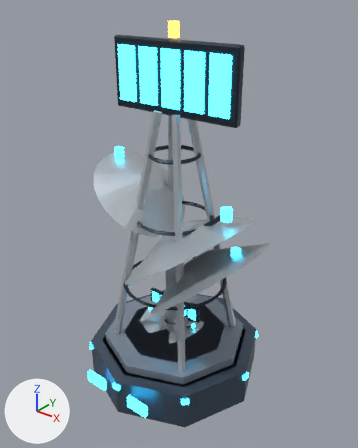
What one commit did to the glTF model Design/Art/facilities/sensor_array/sensor_array.glb.
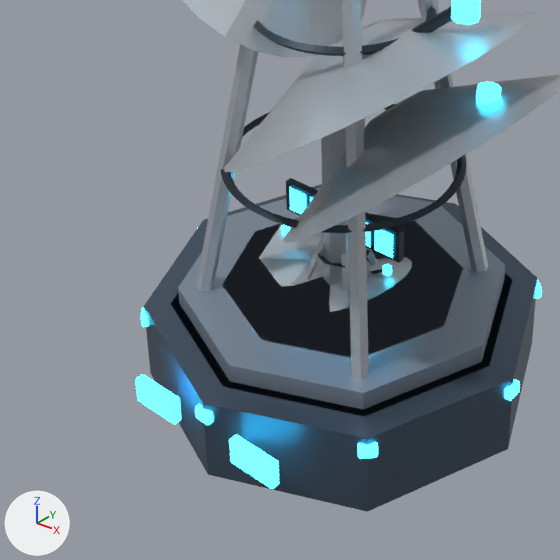
There are two pictures of each version: one whole from a camera (50 mm lens) standing at (3.49, -4.28, 4.88) and looking at (0.06, 0.01, 2.22), one close up on the part from 9% to 74% of the width and 47% to 100% of the height. Arrows for +X, +Y and +Z are at lower left; the lights stay in place. The last two pictures show the newer version. Where no turn or scale is listed for an object, it has been applied to the vertices.

The first close-up shows 'IonBlue', 'IonBlue.001', 'Sensor | collar.001__Facility_sensor_array_T2', 'Sensor | collar__Facility_sensor_array_T1', 'Sensor | dish.001__Facility_sensor_array_T2', 'Sensor | dish.002__Facility_sensor_array_T2', 'Sensor | dish__Facility_sensor_array_T1', 'Sensor | lattice leg.002__Facility_sensor_array_T2', 'Sensor | lattice leg.003__Facility_sensor_array_T2', 'Sensor | lattice leg__Facility_sensor_array_T2', 'Sensor | lattice ring__Facility_sensor_array_T2', 'Sensor | mast__Facility_sensor_array_T1', 'Sensor | plinth.001__Facility_sensor_array_T2' and 13 more.
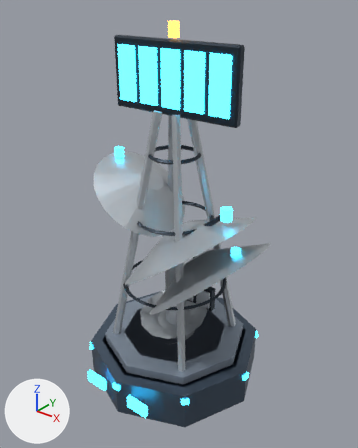
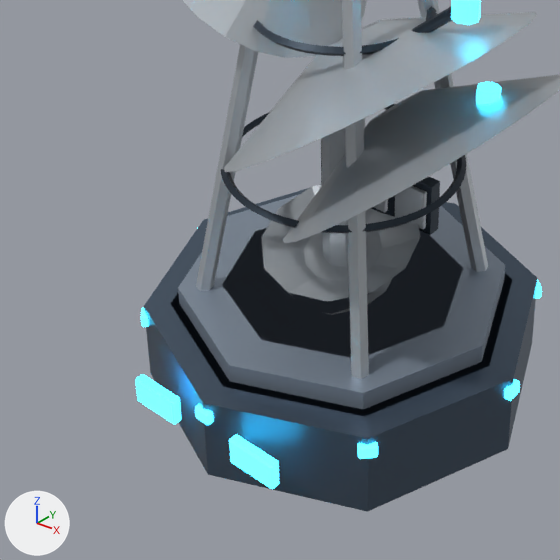
Changed parts and their boxes [x1, y1, x2, y2] in the close-ups (560 x 560 px):
'Integrated reflector__Tell_sensor_array_T2', added
    after: [261, 185, 421, 302]
'IonBlue.001', deleted
    before: [259, 178, 404, 290]
    faces in mat_titanium (light grey #c0c7cd): [259, 224, 378, 290]
    faces in mat_graphite (dark blue #2c3742): [286, 178, 404, 267]
    faces in mat_cyan (cyan #38d3ff, glowing cyan #38d3ff): [281, 187, 393, 258]
'IonBlue', deleted
    before: [329, 257, 412, 312]
    faces in mat_titanium (light grey #c0c7cd): [329, 257, 412, 312]
'Phased array backplane__Tell_sensor_array_T2', added
    after: [321, 153, 440, 235]
'Phased array radiator 0.27__Tell_sensor_array_T2', added
    after: [395, 186, 427, 229]
'Integrated reflector__Tell_sensor_array_T1', added (mostly hidden)
    after: [288, 278, 392, 315]
'Phased array radiator 0__Tell_sensor_array_T2', added (mostly hidden)
    after: [373, 199, 388, 212]

The change in detail:
Mesh me_cube_016 is new.
It is a box spanning x -0.1..0.1, y -0.012..0.012, z -0.12..0.12.
It uses material mat_titanium (light grey #c0c7cd).
Mesh me_cube_014 is new.
It is a box spanning x -0.4..0.4, y -0.04..0.04, z -0.16..0.16.
It uses material mat_graphite (dark blue #2c3742).
Mesh me_integrated_reflector_001 is new.
It has 25 vertices, 36 faces and spans x -0.46..0.46, y -0.48..0.411, z 0.747..1.019.
It uses material mat_titanium (light grey #c0c7cd).
Mesh me_integrated_reflector is new.
It has 25 vertices, 36 faces and spans x -0.33..0.33, y -0.354..0.285, z 0.543..0.767.
It uses material mat_titanium (light grey #c0c7cd).
Object 'IonBlue' (ob_ionblue) is deleted.
Object 'IonBlue.001' (ob_ionblue_001) is deleted.
Object 'Phased array radiator 0__Tell_sensor_array_T2' (ob_phased_array_radiator_0__tell_sensor_array_t2) is new; it shows me_cube_016.
Its location is (0.0, 0.265, 1.08).
Object 'Phased array radiator 0.27__Tell_sensor_array_T2' (ob_phased_array_radiator_0_27__tell_sensor_array_t2) is new; it shows a copy of me_cube_016.
Its location is (0.27, 0.265, 1.08).
Object 'Phased array backplane__Tell_sensor_array_T2' (ob_phased_array_backplane__tell_sensor_array_t2) is new; it shows me_cube_014.
Its location is (0.0, 0.32, 1.08).
Object 'Integrated reflector__Tell_sensor_array_T2' (ob_integrated_reflector__tell_sensor_array_t2) is new; it shows me_integrated_reflector_001.
Its location is (0.0, 0.0, 0.0).
Object 'Integrated reflector__Tell_sensor_array_T1' (ob_integrated_reflector__tell_sensor_array_t1) is new; it shows me_integrated_reflector.
Its location is (0.0, 0.0, 0.0).
